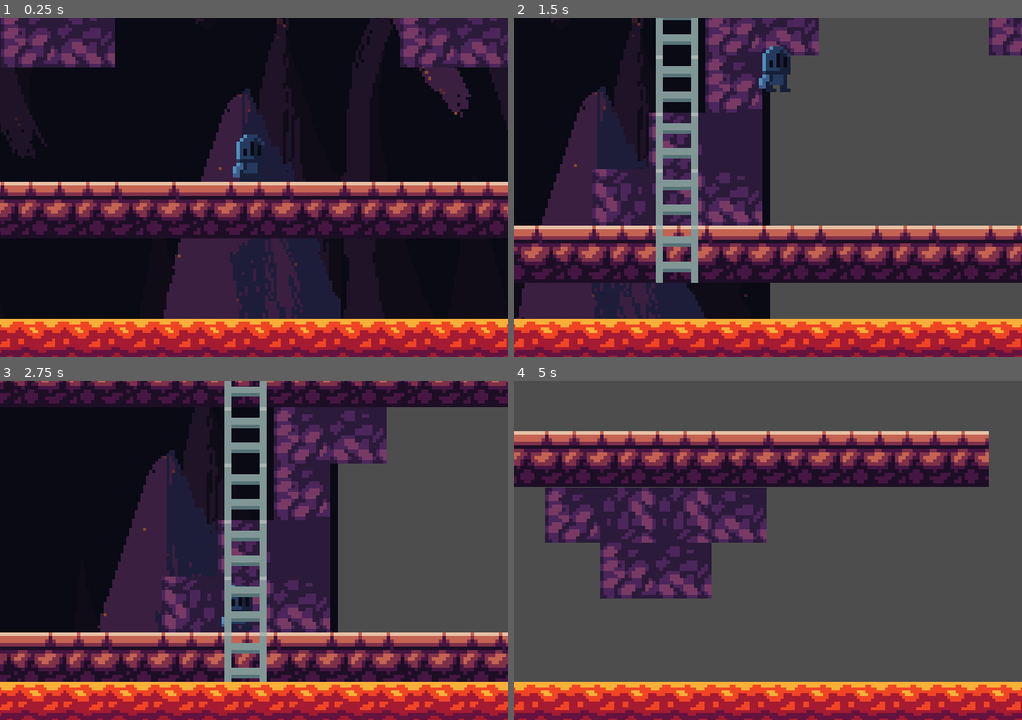
Above: before the commit, frames 1-4 (two rows, left to right).
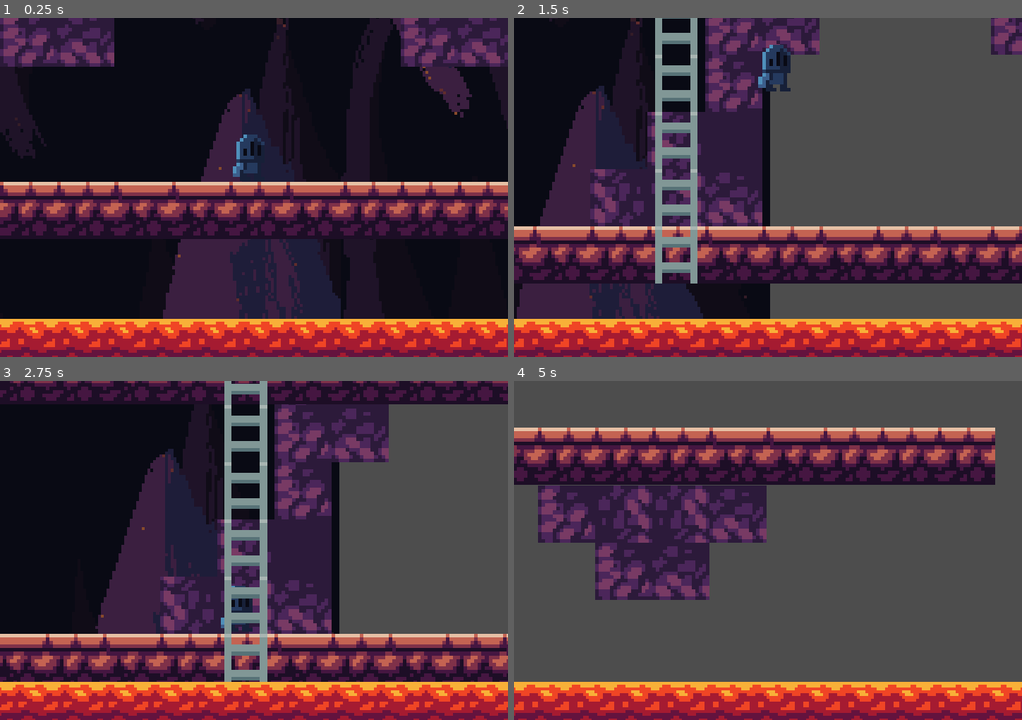
Above: after the commit, the same moments.

Repository: SeveralHerr/LavaLadder
Game: Godot game, scene res://main.tscn
Same seed, same stepped clock (60 frames per second), same inputs: the game is played once before the commit and once after it.
Inputs:
- Up to frame 1 (0.25 s): no input
- Up to frame 2 (1.5 s): hold D (move_right) from 0.53 s (still down); tap Space (jump) at 0.77 s
- Up to frame 3 (2.75 s): tap Space (jump) at 1.52 s; release D (move_right) at 2.03 s; hold A (move_left) from 2.03 s (still down)
- Up to frame 4 (5 s): release A (move_left) at 2.78 s; hold D (move_right) 2.78-4.28 s; tap Space (jump) at 3.02, 3.77, 4.52 s; hold A (move_left) from 4.28 s (still down)

The runs differ from the first frame. In frame 1, 0.9% of the frame differs, in the area x 0-100%, y 0-89%; in frame 2, 6.3%; in frame 3, 13%; in frame 4, 15%, in the area x 0-95%, y 13-65%.

Commit message:
art

Diff:
--- a/Scalers.gd
+++ b/Scalers.gd
@@ -14,7 +14,7 @@
 
 # Called every frame. 'delta' is the elapsed time since the previous frame.
 func _process(delta):
-	var scaleFactor = 0.9999
+	var scaleFactor = 0.999999
 	camera.zoom *= scaleFactor
 	#camera.limit_top = -199
 	camera.limit_bottom = 155
Binary file changed: sprites/ground1.png
